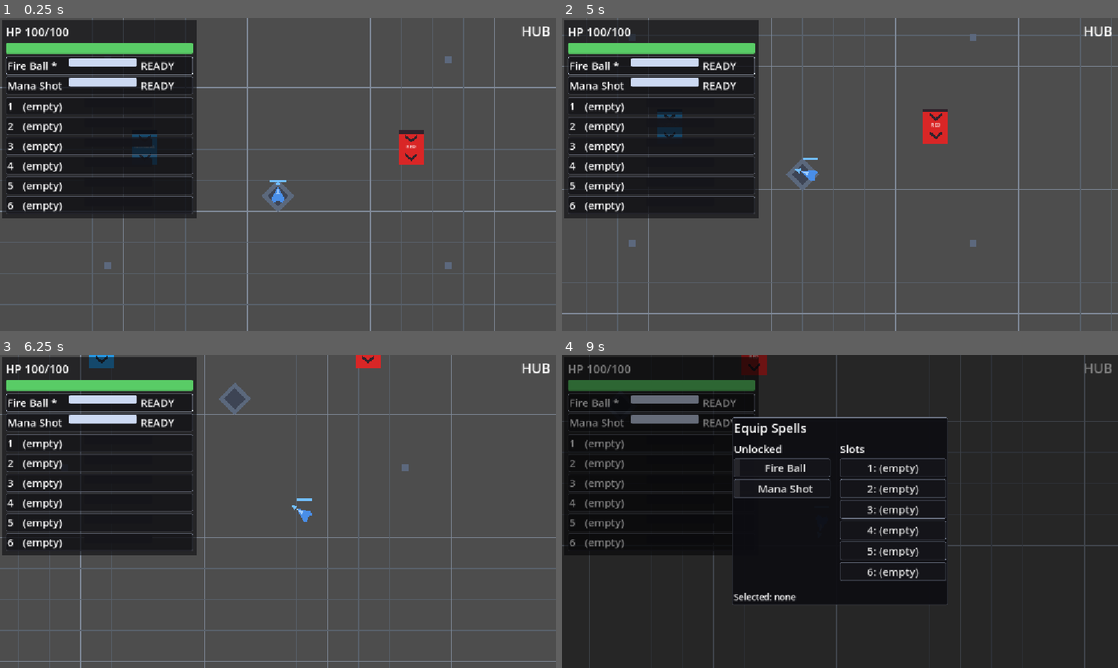
Above: before the commit, frames 1-4 (two rows, left to right).
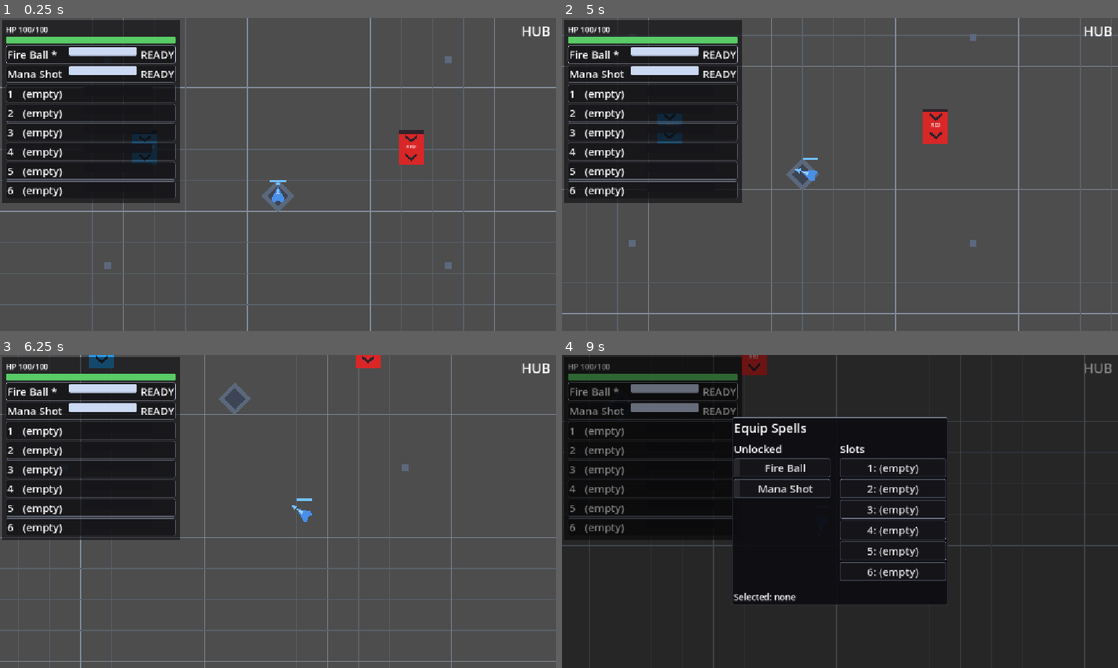
Above: after the commit, the same moments.

Repository: BestestGameStudio/gangU
Game: Godot game, scene res://scenes/main.tscn
Two runs of this game, one before a commit and one after it. Both use one fixed random seed, a clock stepped at 60 frames per second and the inputs below.
Inputs (mouse positions are in pixels of both pictures, inside the frame that each line leads up to):
- Up to frame 1 (0.25 s): no input
- Up to frame 2 (5 s): tap Enter at 0.5, 2.85 s; move the mouse to (962, 158) at 0.52 s; hold D (move_right) 0.53-1.28 s; hold Space (cast) 0.53-1.28 s; move the mouse to (728, 190) at 1.27 s; hold S (move_down) 1.28-2.03 s; tap Tab (equip_panel) at 1.35, 4.35 s; move the mouse to (895, 105) at 2.02 s; hold D (move_right) 2.03-2.78 s; tap 1 at 2.1 s; move the mouse to (812, 237) at 2.77 s; hold W (move_up) 2.78-3.53 s; move the mouse to (1006, 221) at 3.52 s; hold Space (cast) 3.53-4.28 s; hold A (move_left) from 3.53 s (still down); move the mouse to (673, 127) at 4.27 s
- Up to frame 3 (6.25 s): move the mouse to (305, 511) at 5.02 s; release A (move_left) at 5.03 s; hold S (move_down) 5.03-5.78 s; tap 1 at 5.1 s; move the mouse to (194, 433) at 5.77 s; hold D (move_right) from 5.78 s (still down); tap Enter at 5.85 s
- Up to frame 4 (9 s): move the mouse to (962, 495) at 6.52 s; release D (move_right) at 6.53 s; hold W (move_up) 6.53-7.28 s; hold Space (cast) 6.53-7.28 s; move the mouse to (728, 527) at 7.27 s; hold D (move_right) 7.28-8.03 s; tap Tab (equip_panel) at 7.35 s; move the mouse to (895, 442) at 8.02 s; hold S (move_down) 8.03-8.78 s; tap 1 at 8.1 s; move the mouse to (812, 574) at 8.77 s; hold A (move_left) from 8.78 s (still down); tap Enter at 8.85 s

The runs differ from the first frame. In frame 1, 11% of the frame differs, in the area x 0-36%, y 0-64%; in frame 2, 11%; in frame 3, 10%; in frame 4, 6.6%.

Commit message:
#122: compact HUD scene - ~300px panel, 16/15 fonts, 180x14 HP bar

Diff:
--- a/scenes/hud.tscn
+++ b/scenes/hud.tscn
@@ -28,17 +28,17 @@
 [node name="Root" type="VBoxContainer" parent="."]
 offset_left = 12.0
 offset_top = 12.0
-offset_right = 400.0
+offset_right = 312.0
 offset_bottom = 200.0
-theme_override_constants/separation = 6
+theme_override_constants/separation = 4
 
 [node name="HPLabel" type="Label" parent="Root"]
 layout_mode = 2
-theme_override_font_sizes/font_size = 24
+theme_override_font_sizes/font_size = 16
 text = "HP --/--"
 
 [node name="HPBar" type="ProgressBar" parent="Root"]
-custom_minimum_size = Vector2(260, 22)
+custom_minimum_size = Vector2(180, 14)
 layout_mode = 2
 theme_override_styles/background = SubResource("HPTrack")
 theme_override_styles/fill = SubResource("HPFill")
@@ -47,13 +47,13 @@
 [node name="ObjectiveLabel" type="Label" parent="Root"]
 visible = false
 layout_mode = 2
-theme_override_font_sizes/font_size = 22
+theme_override_font_sizes/font_size = 16
 text = "Objective: --"
 
 [node name="SpellRows" type="VBoxContainer" parent="Root"]
 layout_mode = 2
-theme_override_constants/separation = 4
+theme_override_constants/separation = 3
 
 [node name="SlotRows" type="VBoxContainer" parent="Root"]
 layout_mode = 2
-theme_override_constants/separation = 4
+theme_override_constants/separation = 3
